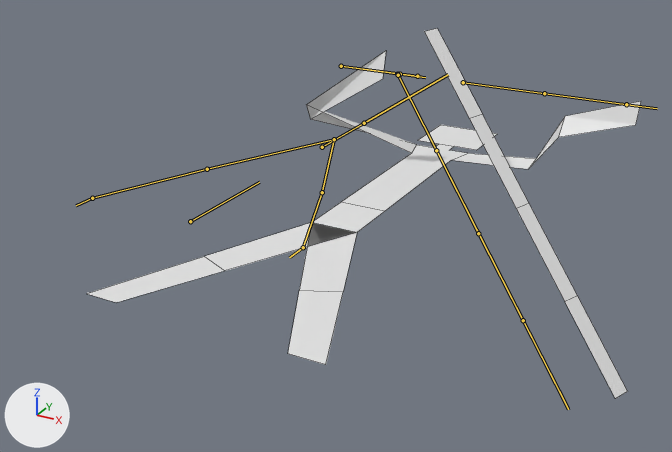
An edit to the Blender file Shapes/stickman.blend, drawn before and after from the same camera.
Before and after are seen from a 50 mm lens placed at (0.734, -0.811, 0.442), pointed at (0.054, 0.425, -0.176). The axes (+X, +Y, +Z) are drawn at lower left. The lights are the same throughout. Both versions are drawn at frame 19 of the action 'Swing Up'; the numbers are the values there. The bones that bend it are drawn over the model as lines. Mesh edges are drawn as thin lines.

Names of what the first picture shows: 'Stickman'.
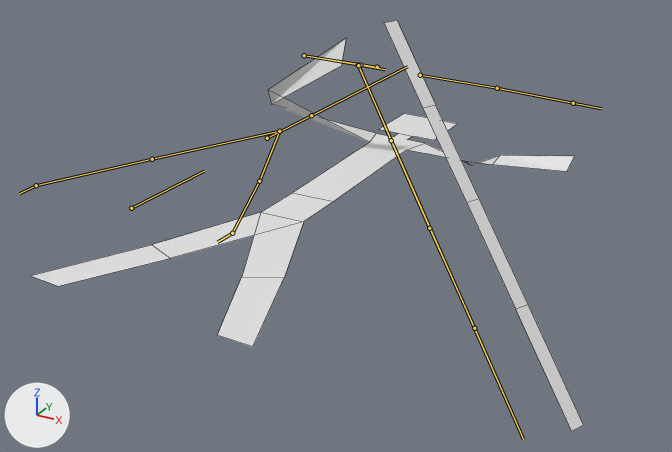
Location of each change, [x1, y1, x2, y2] in pixels of the pictures (672 x 452 px):
'Stickman', posed (11% taller): before [87, 28, 641, 398]; after [32, 21, 583, 431]
bone 'Pelvis', root to tip: before (322, 147) to (364, 123); after (267, 138) to (311, 115)
bone 'Torso', root to tip: before (364, 123) to (448, 74); after (311, 115) to (407, 66)
bone 'UArm.R', root to tip: before (463, 82) to (544, 93); after (420, 75) to (497, 88)
bone 'LArm.R', root to tip: before (544, 93) to (626, 104); after (497, 88) to (573, 103)
bone 'UArm.L', root to tip: before (417, 76) to (341, 66); after (377, 67) to (304, 55)
bone 'LArm.L', root to tip: before (341, 66) to (400, 74); after (304, 55) to (360, 65)
bone 'ULeg.R', root to tip: before (334, 139) to (322, 192); after (279, 131) to (259, 181)
bone 'LLeg.R', root to tip: before (322, 192) to (303, 247); after (259, 181) to (232, 233)
bone 'ULeg.L', root to tip: before (334, 139) to (207, 169); after (279, 131) to (152, 159)
bone 'LLeg.L', root to tip: before (207, 169) to (92, 198); after (152, 159) to (36, 185)
bone 'Stick.001', root to tip: before (436, 150) to (478, 233); after (391, 140) to (429, 228)
bone 'Stick.002', root to tip: before (478, 233) to (523, 320); after (429, 228) to (474, 328)
bone 'Stick.003', root to tip: before (523, 320) to (568, 408); after (474, 328) to (523, 439)

The change, as a list of edits to the scene's bpy script:
```text
Change bone_rig_object:
    where bone_rig_object = bpy.data.objects['Armature']  # the whole rig 'Armature'
    bone_rig_object.location: (0.09, 0.0, 0.0) -> (0.0, 0.0, 0.0)
Change bone_pelvis:
    where bone_pelvis = bpy.data.objects['Armature'].pose.bones['Pelvis']  # child of 'Root'
    bone_pelvis.location: (0.0, 0.0, 0.0) -> (-0.003, -0.004, 0.0)
Change bone_torso:
    where bone_torso = bpy.data.objects['Armature'].pose.bones['Torso']  # child of 'Pelvis'
    bone_torso.rotation_euler: (0.0, 0.0, 0.0) -> (0.0, 0.0349, 0.0)  # degrees (0, 0, 0) -> degrees (0, 2, 0)
    bone_torso.scale: (1.0, 1.0, 1.0) -> (1.0, 1.07, 1.0)
Change bone_uarm_r:
    where bone_uarm_r = bpy.data.objects['Armature'].pose.bones['UArm.R']  # child of 'Torso'
    bone_uarm_r.rotation_euler: (0.0, -0.175, 0.0) -> (0.0, -0.785, 0.0)  # degrees (0, -10, 0) -> degrees (0, -45, 0)
Change bone_larm_r:
    where bone_larm_r = bpy.data.objects['Armature'].pose.bones['LArm.R']  # child of 'UArm.R'
    bone_larm_r.rotation_euler: (0.0, 1.396, 0.0) -> (0.0, 1.187, 0.0)  # degrees (0, 80, 0) -> degrees (0, 68, 0)
Change bone_uarm_l:
    where bone_uarm_l = bpy.data.objects['Armature'].pose.bones['UArm.L']  # child of 'Torso'
    bone_uarm_l.rotation_euler: (0.0, 0.506, 0.0) -> (0.0, 0.524, 0.0)  # degrees (0, 29, 0) -> degrees (0, 30, 0)
Change bone_larm_l:
    where bone_larm_l = bpy.data.objects['Armature'].pose.bones['LArm.L']  # child of 'UArm.L'
    bone_larm_l.rotation_euler: (0.0, -1.414, 0.0) -> (0.0, -1.431, 0.0)  # degrees (0, -81, 0) -> degrees (0, -82, 0)
Change bone_uleg_r:
    where bone_uleg_r = bpy.data.objects['Armature'].pose.bones['ULeg.R']  # child of 'Pelvis'
    bone_uleg_r.rotation_euler: (0.0, 0.0, 0.0) -> (0.0, 0.0698, 0.0)  # degrees (0, 0, 0) -> degrees (0, 4, 0)
Change bone_lleg_r:
    where bone_lleg_r = bpy.data.objects['Armature'].pose.bones['LLeg.R']  # child of 'ULeg.R'
    bone_lleg_r.rotation_euler: (0.0, 0.0, 0.0) -> (0.0, -0.105, 0.0)  # degrees (0, 0, 0) -> degrees (0, -6, 0)
Change bone_uleg_l:
    where bone_uleg_l = bpy.data.objects['Armature'].pose.bones['ULeg.L']  # child of 'Pelvis'
    bone_uleg_l.rotation_euler: (0.0, 0.0, 0.0) -> (0.0, 0.0698, 0.0)  # degrees (0, 0, 0) -> degrees (0, 4, 0)
Change bone_lleg_l:
    where bone_lleg_l = bpy.data.objects['Armature'].pose.bones['LLeg.L']  # child of 'ULeg.L'
    bone_lleg_l.rotation_euler: (0.0, 0.0, 0.0) -> (0.0, -0.14, 0.0)  # degrees (0, 0, 0) -> degrees (0, -8, 0)
Change bone_stick_001:
    where bone_stick_001 = bpy.data.objects['Armature'].pose.bones['Stick.001']  # child of 'Stick.000'
    bone_stick_001.rotation_euler: (0.0, 0.0, 0.0) -> (0.0, -0.0175, 0.0)  # degrees (0, 0, 0) -> degrees (0, -1, 0)
    bone_stick_001.scale: (1.0, 1.0, 1.0) -> (1.0, 1.07, 1.0)
Change bone_stick_002:
    where bone_stick_002 = bpy.data.objects['Armature'].pose.bones['Stick.002']  # child of 'Stick.001'
    bone_stick_002.rotation_euler: (0.0, 0.0, 0.0) -> (0.0, -0.0175, 0.0)  # degrees (0, 0, 0) -> degrees (0, -1, 0)
    bone_stick_002.scale: (1.0, 1.0, 1.0) -> (1.0, 1.09, 1.0)
Change bone_stick_003:
    where bone_stick_003 = bpy.data.objects['Armature'].pose.bones['Stick.003']  # child of 'Stick.002'
    bone_stick_003.rotation_euler: (0.0, 0.0, 0.0) -> (0.0, -0.0175, 0.0)  # degrees (0, 0, 0) -> degrees (0, -1, 0)
    bone_stick_003.scale: (1.0, 1.0, 1.0) -> (1.0, 1.09, 1.0)
```
